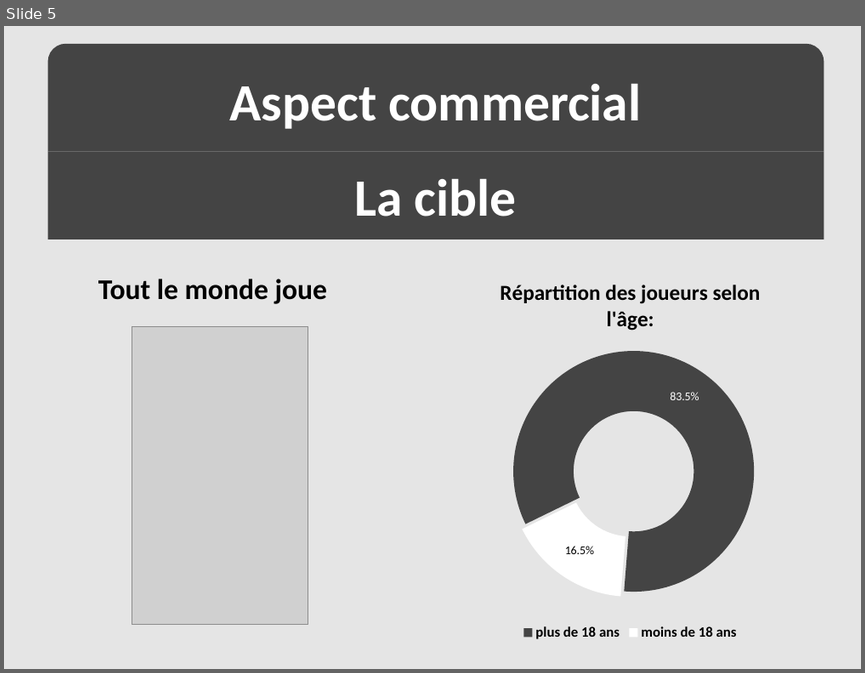
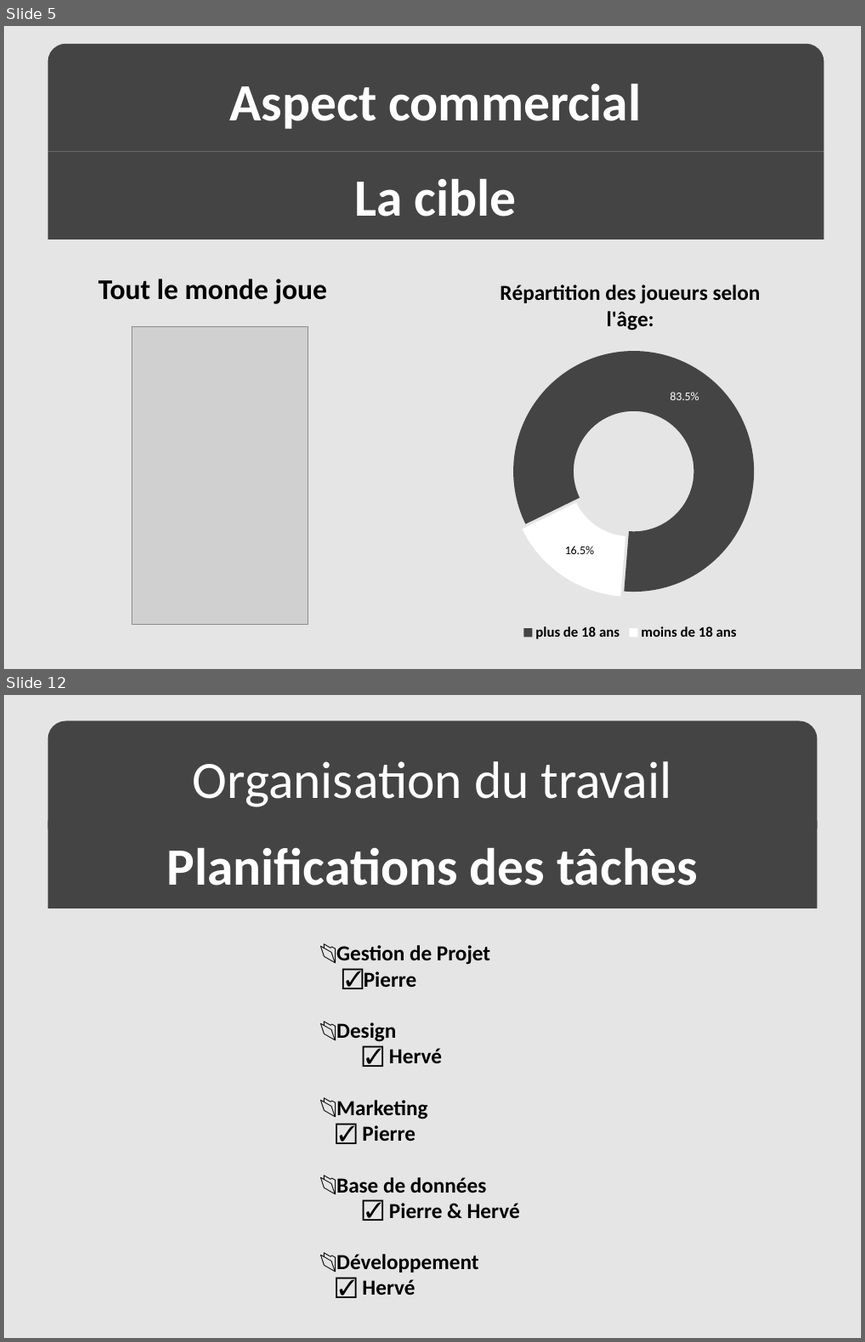
Before and after one commit to syu93/Split, a slide deck: Doc/Présentation/Présentation-Split.pptx. Shown one above the other, each under a label of ours: slide 5 before the commit, slides 5 and 12 after it; the slides between them are not shown. The pictures are 865x673 and 865x1342 pixels, drawn with LibreOffice and Linux fonts; fonts in the diff are those of the drawing; grey boxes stand for pictures. Boxes give left, top, right and bottom in pixels: in the first picture for what was removed or moved away, otherwise in the second. Text is boxed around its words. In the diff, an @@ line names an element or a change of style, - is before the commit and + after.

```diff
--- a/Doc/Présentation/Présentation-Split.pptx
+++ b/Doc/Présentation/Présentation-Split.pptx
@@ slide 12 added at (4,695,861,1338), background #E5E5E5 @@
@@ round same rect added at (47,721,817,828), fill #444444, 44 pt, text #FFFFFF @@
+Organisation du travail
@@ rectangle added at (47,821,817,908), fill #444444, 44 pt, text #FFFFFF, bold @@
+Planifications des tâches
@@ text added at (336,945,520,1294), 18 pt, text #000000, bold @@
+📂 Gestion de Projet
+  ☑ Pierre
+📂 Design
+  ☑ Hervé
+📂 Marketing
+  ☑ Pierre
+📂 Base de données
+  ☑ Pierre & Hervé
+📂 Développement
+  ☑ Hervé
```
Also in this commit, not shown: 2 slides changed, 6 other slides added, 3 slides removed, 1 other file.
